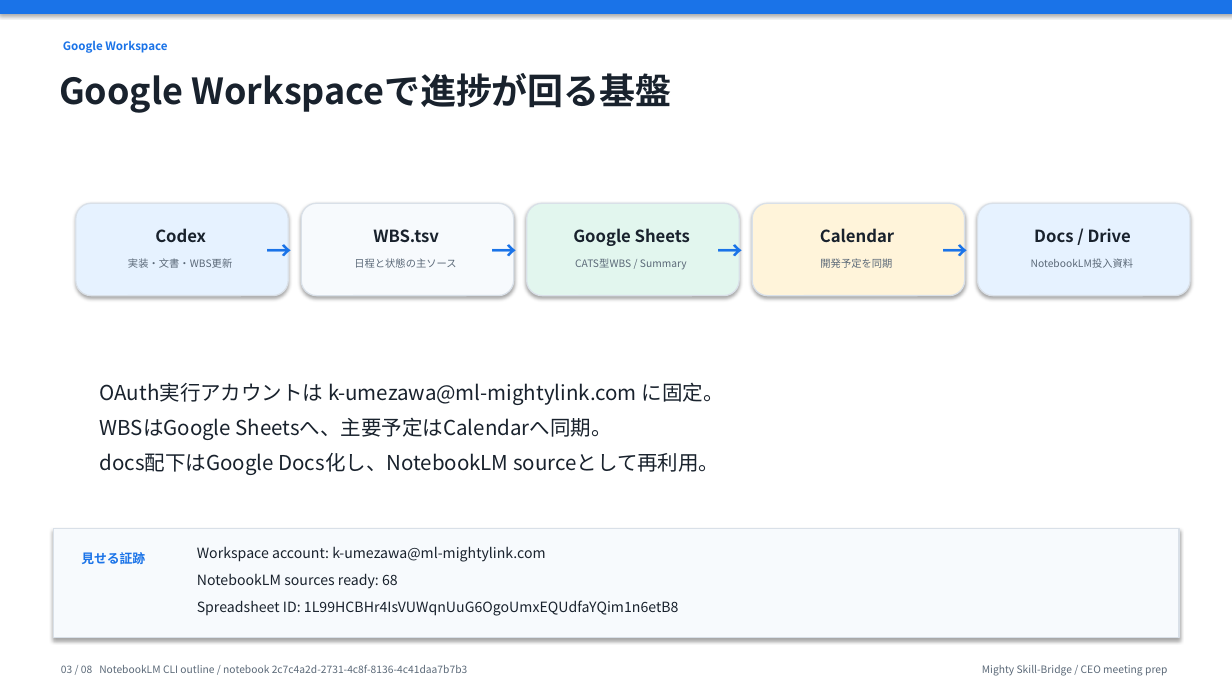
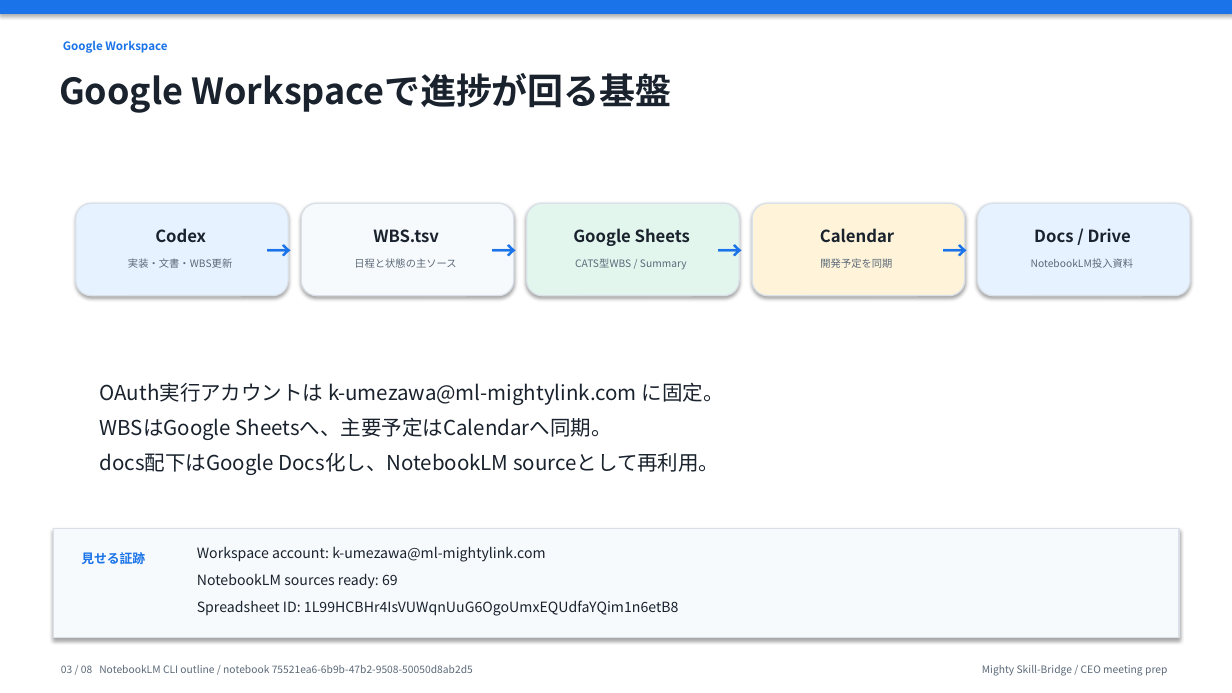
Before and after one commit to kanta13jp1/mighty-link-ai-connect, a slide deck: slide 3 of exports/knowledge_flow/mighty_skill_bridge_ceo_presentation_2026-06-02.pptx. Drawn at 1232x693 pixels with LibreOffice and Linux fonts; fonts in the diff are those of the drawing. Boxes give left, top, right and bottom in pixels: in the first picture for what was removed or moved away, otherwise in the second. Text is boxed around its words. In the diff, an @@ line names an element or a change of style, - is before the commit and + after.

```diff
--- a/exports/knowledge_flow/mighty_skill_bridge_ceo_presentation_2026-06-02.pptx
+++ b/exports/knowledge_flow/mighty_skill_bridge_ceo_presentation_2026-06-02.pptx
@@ text at [197, 573, 398, 589]: text changed @@
-NotebookLM sources ready: 68
+NotebookLM sources ready: 69
@@ text at [61, 665, 473, 673]: text changed @@
-03 / 08 NotebookLM CLI outline / notebook 2c7c4a2d-2731-4c8f-8136-4c41daa7b7b3
+03 / 08 NotebookLM CLI outline / notebook 75521ea6-6b9b-47b2-9508-50050d8ab2d5
```
Also in this commit, not shown: 7 other slides changed, 24 other files.
